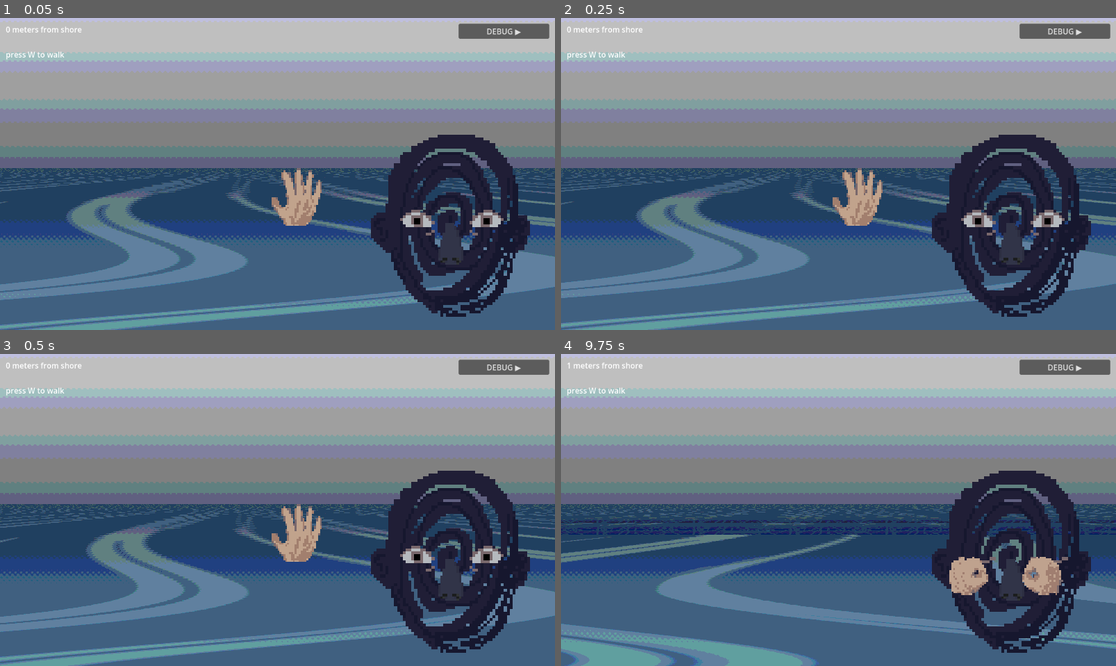
Above: before the commit, frames 1-4 (two rows, left to right).
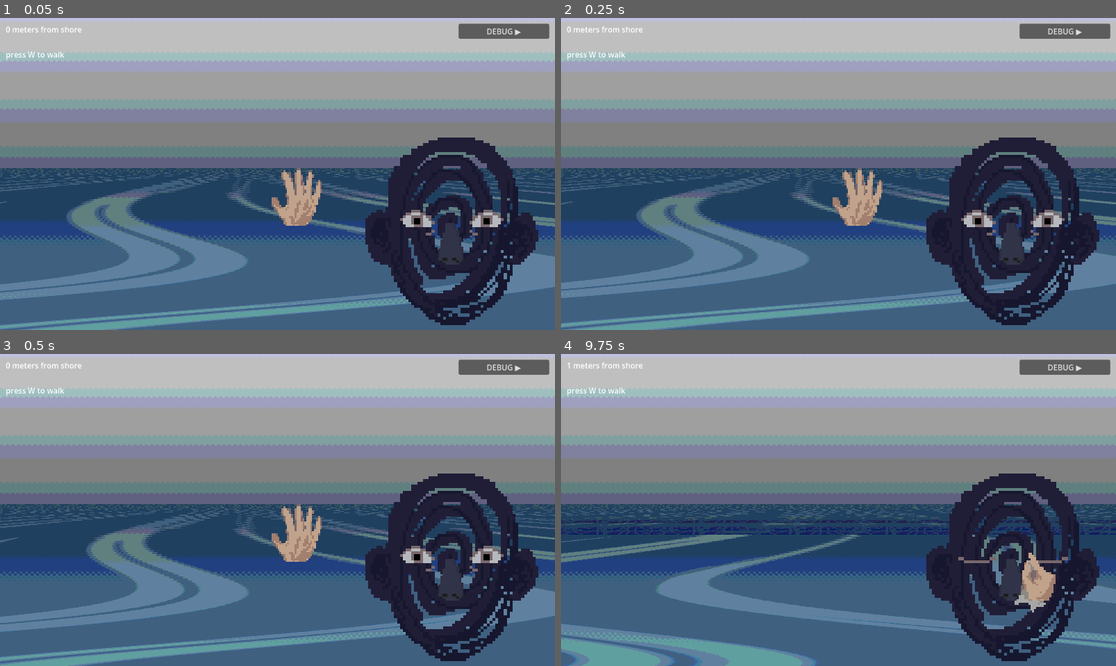
Above: after the commit, the same moments.

Repository: siyangsun/the-glimmering
Game: Godot game, scene res://scenes/Main.tscn
Two runs of this game, one before a commit and one after it. Both use one fixed random seed, a clock stepped at 60 frames per second and the inputs below.
Inputs (mouse positions are in pixels of both pictures, inside the frame that each line leads up to):
- Up to frame 1 (0.05 s): no input
- Up to frame 2 (0.25 s): no input
- Up to frame 3 (0.5 s): no input
- Up to frame 4 (9.75 s): tap W (walk_forward) at 0.5, 2, 3.5, 4.25 s; move the mouse to (960, 494) at 0.52 s; hold W (walk_forward) 0.53-1.25 s; tap E (blow_nose) every 3 s from 0.6 to 9.6 s; click (960, 494) at 0.67 s; drag from (727, 525) to (810, 572) at 1.27 s; move the mouse to (894, 441) at 2.02 s; hold W (walk_forward) 2.03-2.75 s; tap Q (wipe_eyes) at 2.1, 5.1, 8.1 s; drag from (810, 572) to (672, 463) at 2.77 s; move the mouse to (1005, 556) at 3.52 s; drag from (672, 463) to (755, 432) at 4.27 s; move the mouse to (866, 510) at 5.02 s; click (866, 510) at 5.17 s; drag from (755, 432) to (727, 525) at 5.77 s; move the mouse to (960, 494) at 6.52 s; hold W (walk_forward) 6.53-7.25 s; drag from (727, 525) to (810, 572) at 7.27 s; move the mouse to (894, 441) at 8.02 s; drag from (810, 572) to (672, 463) at 8.77 s; move the mouse to (1005, 556) at 9.52 s; hold W (walk_forward) from 9.53 s (still down); click (1005, 556) at 9.67 s

The runs differ from the first frame. In frame 1, 2.7% of the frame differs, in the area x 65-97%, y 37-99%; in frame 2, 2.7%; in frame 3, 2.7%; in frame 4, 4.0%.

Commit message:
tighten eye and ear hover regions
Co-Authored-By: Claude Sonnet 4.6 <noreply@anthropic.com>

Diff:
--- a/scripts/ui/FaceWidget.gd
+++ b/scripts/ui/FaceWidget.gd
@@ -20,14 +20,14 @@
 const EYE_L_CENTER: Vector2 = Vector2(20.0, 30.0)
 const EYE_R_CENTER: Vector2 = Vector2(46.0, 30.0)
 const NOSE_CENTER: Vector2  = Vector2(33.0, 39.0)
-const EYE_HOVER_PAD_SIDE: float = 22.0
-const EYE_HOVER_PAD_TOP: float  = 22.0
-const EYE_HOVER_PAD_BOT: float  = 4.0
+const EYE_HOVER_PAD_SIDE: float = 0.0
+const EYE_HOVER_PAD_TOP: float  = 2.0
+const EYE_HOVER_PAD_BOT: float  = -40.0
 const NOSE_HOVER_PAD: float     = 6.0
 const EAR_Y_CENTER: float       = 28.0  # face-local pixels
-const EAR_HOVER_W: float        = 36.0  # screen pixels (outer_reach + inset)
+const EAR_HOVER_W: float        = 50.0  # screen pixels (outer_reach + inset)
 const EAR_HOVER_H: float        = 50.0  # screen pixels
-const EAR_INSET: float          = 13.0  # overlap into face edge
+const EAR_INSET: float          = 50.0  # overlap into face edge
 
 const _FACE_PX: Vector2 = Vector2(64.0, 64.0)
 const _EYE_PX: Vector2  = Vector2(20.0, 12.0)
Binary file changed: assets/sprites/mysteryman.png
Binary file changed: assets/sprites/pinch.png
Binary file changed: assets/sprites/pinch2.png
